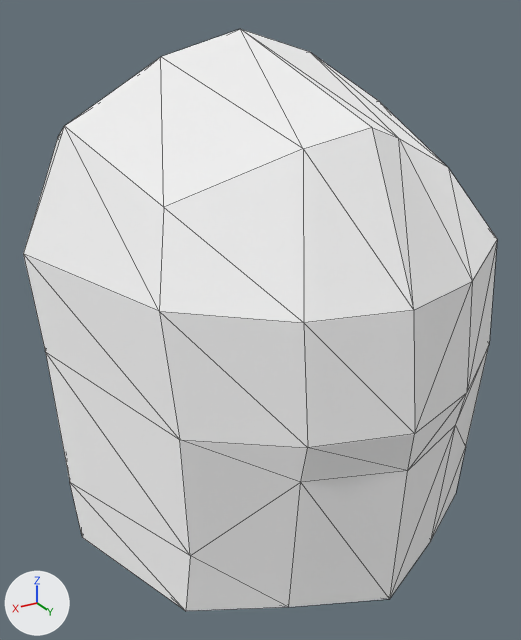
One commit to the glTF model Helmet.glb: the scene before it, then after it.
One viewpoint serves both versions: a 50 mm lens placed at (0.335, 0.495, 1.838), pointed at (-0.012, -0.084, 1.548). The axes (+X, +Y, +Z) are drawn at lower left. The lights are the same throughout. Mesh edges are drawn as thin lines. Vertices at the same position are counted once.

Names of what the first picture shows: 'Helmet'.
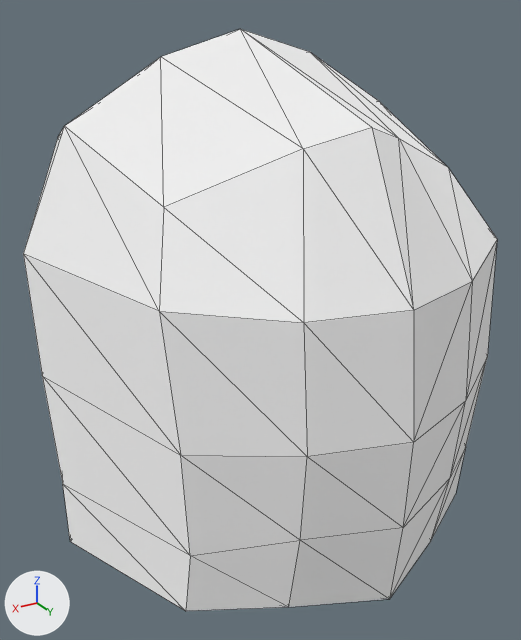
The newer file is also turned or shifted as a whole; pictures and numbers use the older file's frame.

Scene script edits in JSON lines:
```json
{"block": "me_cube_002", "where": "me_cube_002.from_pydata(...)  # 132 vertices, 260 faces; spans x -0.209..0.209, y -0.405..0.125, z 0.993..1.484"}
{"block": "me_cube_002", "where": "# used by ob_helmet; location = (0.0, 0.034, 0.338)"}
{"block": "me_cube_002", "where": "# before: 57 (0.0, 0.121, 1.175) at pixel (407, 470), 64 (0.079, 0.092, 1.176) at pixel (300, 482), 72 (0.0, 0.125, 1.21) at pixel (414, 433), 74 (0.079, 0.1, 1.21) at pixel (307, 447), 124 (-0.079, 0.092, 1.176) at pixel (455, 424)"}
{"block": "me_cube_002", "where": "# before: 130 (-0.079, 0.1, 1.21) at pixel (466, 392)"}
{"block": "me_cube_002", "change": "me_cube_002 part 1"}
{"op": "add", "block": "me_cube_002", "code": "for i in [72, 74, 130]: me_cube_002.vertices[i].co += Vector((0.0, 0.0, -0.008))"}
{"op": "add", "block": "me_cube_002", "code": "for i in [57, 64, 124]: me_cube_002.vertices[i].co += Vector((0.0, 0.001, -0.053))"}
{"op": "set", "path": "me_cube_002.vertices[46].co", "old": "(0.197, -0.1, 1.037)", "new": "(0.209, -0.1, 1.037)", "note": "pixel (82, 537) -> pixel (70, 541)"}
{"op": "set", "path": "me_cube_002.vertices[59].co", "old": "(0.203, -0.125, 1.225)", "new": "(0.209, -0.125, 1.203)", "note": "pixel (45, 351) -> pixel (42, 375)"}
{"op": "set", "path": "me_cube_002.vertices[70].co", "old": "(0.157, 0.051, 1.216)", "new": "(0.157, 0.051, 1.203)", "note": "pixel (179, 439) -> pixel (180, 455)"}
{"op": "set", "path": "me_cube_002.vertices[73].co", "old": "(0.202, -0.1, 1.103)", "new": "(0.209, -0.1, 1.103)", "note": "pixel (69, 482) -> pixel (62, 484)"}
{"op": "set", "path": "me_cube_002.vertices[111].co", "old": "(-0.197, -0.1, 1.037)", "new": "(-0.209, -0.1, 1.037)"}
{"op": "set", "path": "me_cube_002.vertices[120].co", "old": "(-0.203, -0.125, 1.225)", "new": "(-0.209, -0.125, 1.203)"}
{"op": "set", "path": "me_cube_002.vertices[127].co", "old": "(-0.157, 0.051, 1.216)", "new": "(-0.157, 0.051, 1.203)", "note": "pixel (489, 344) -> pixel (487, 356)"}
{"op": "set", "path": "me_cube_002.vertices[129].co", "old": "(-0.202, -0.1, 1.103)", "new": "(-0.209, -0.1, 1.103)"}
```

Location of each change, (x1, y1, x2, y2) in pixels of the pictures (521 x 640 px; the box of a moved part takes in the faces that stretch with it):
```json
{"part": 1, "of": "me_cube_002", "change": "moved or reshaped", "before": [23, 240, 497, 611], "after": [23, 240, 497, 611]}
```
